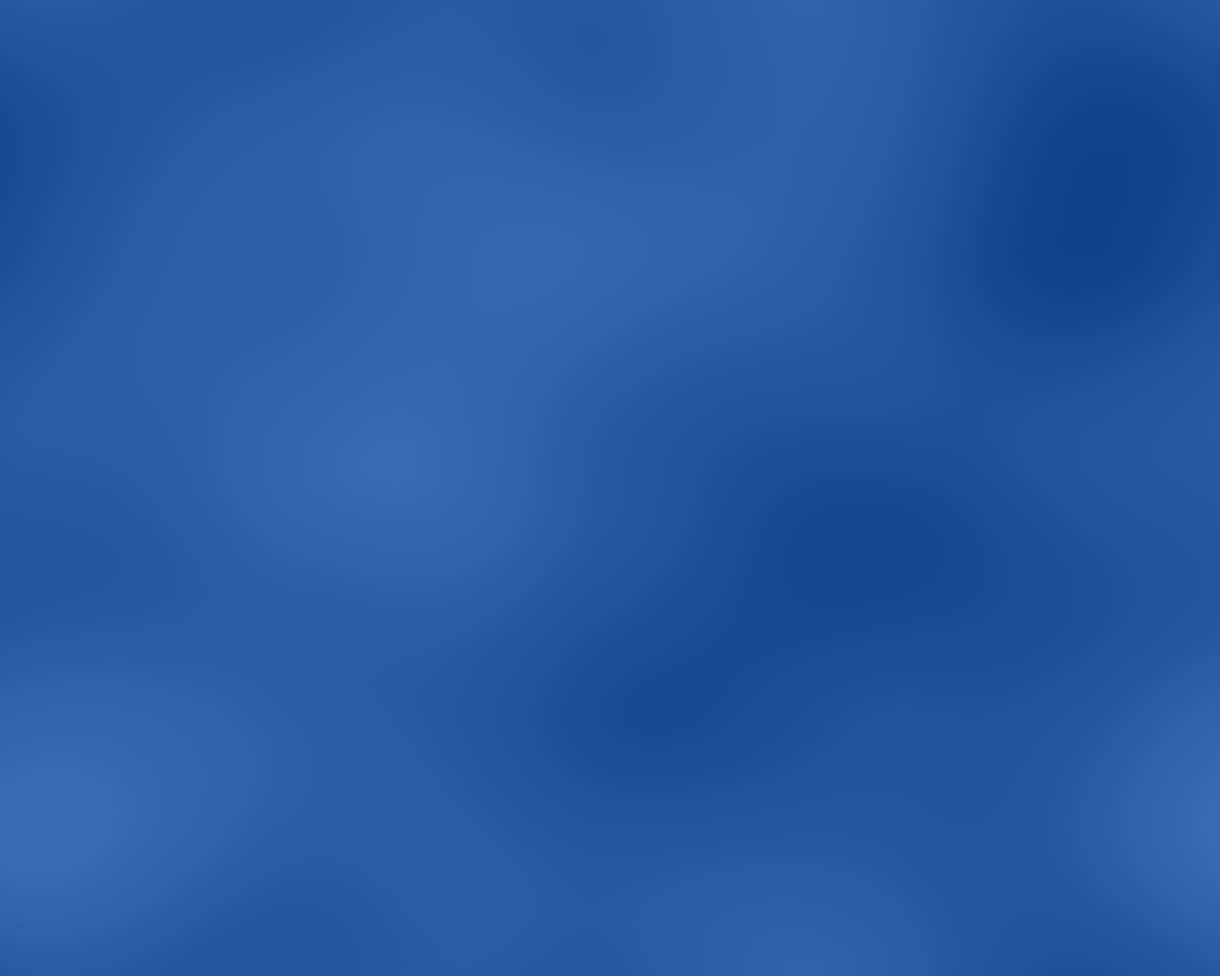
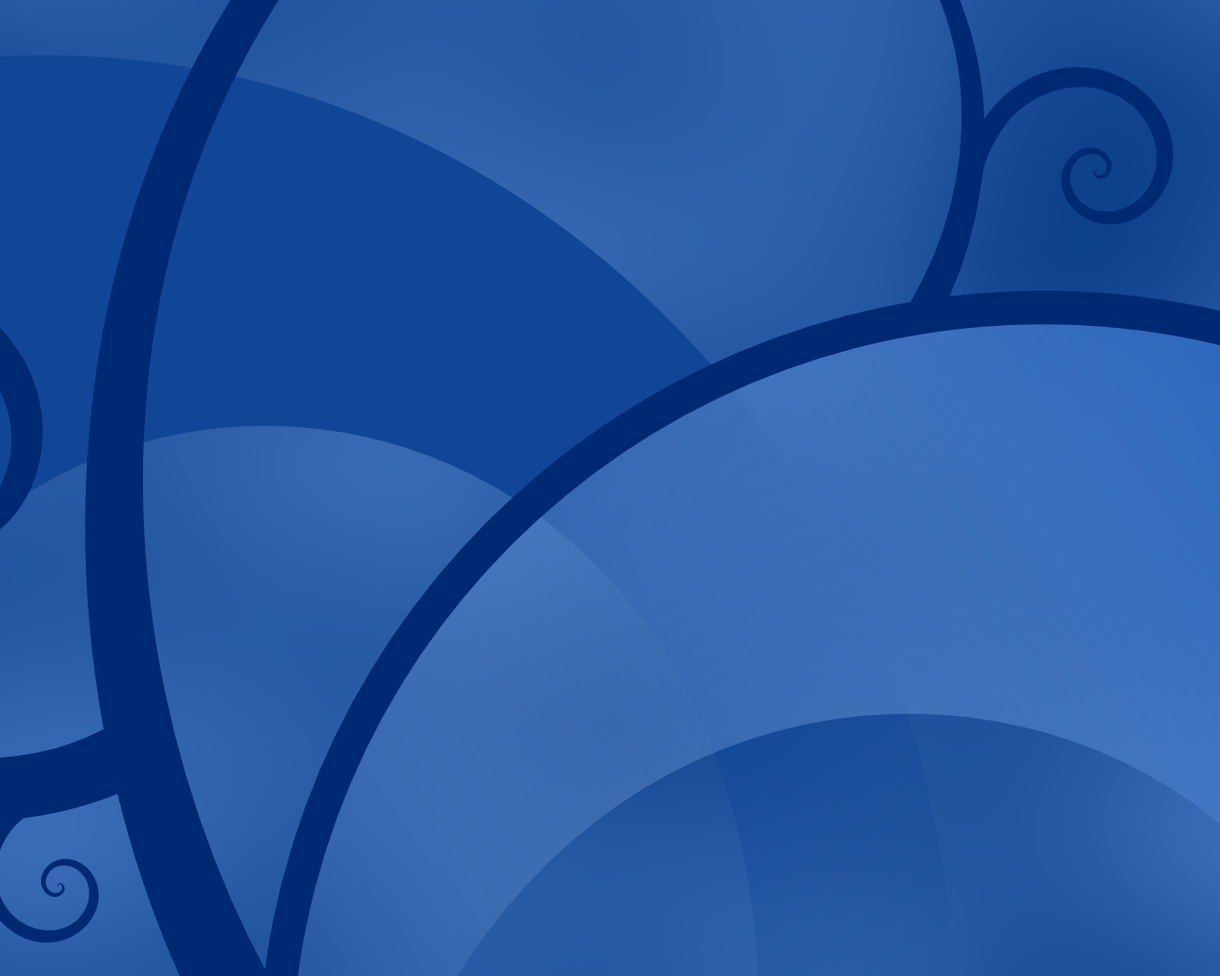
Layer changes from the first (1220, 976) image to the second:
added layer "1280x1024.png" above "Texture" over [0, 0, 1220, 976]
